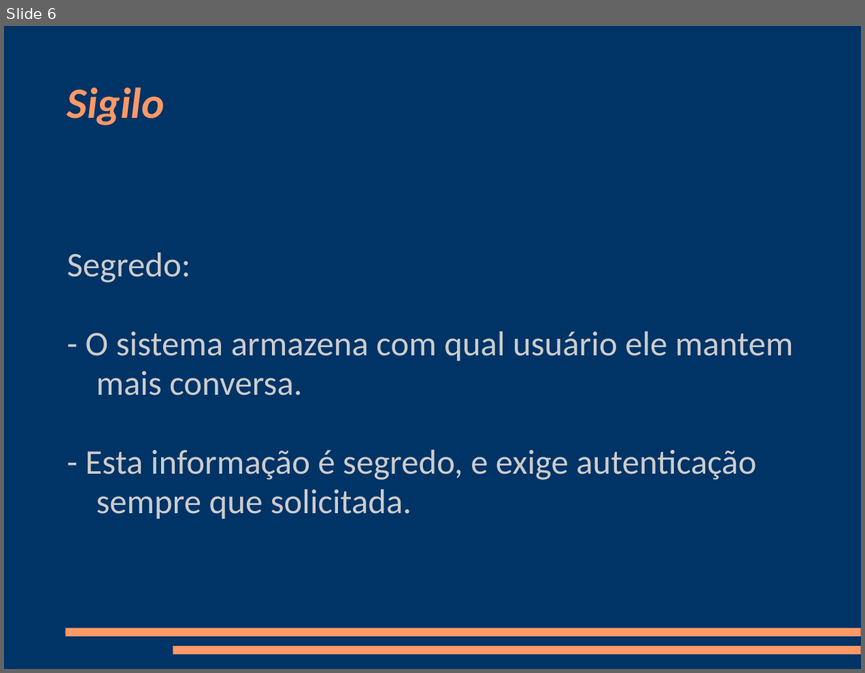
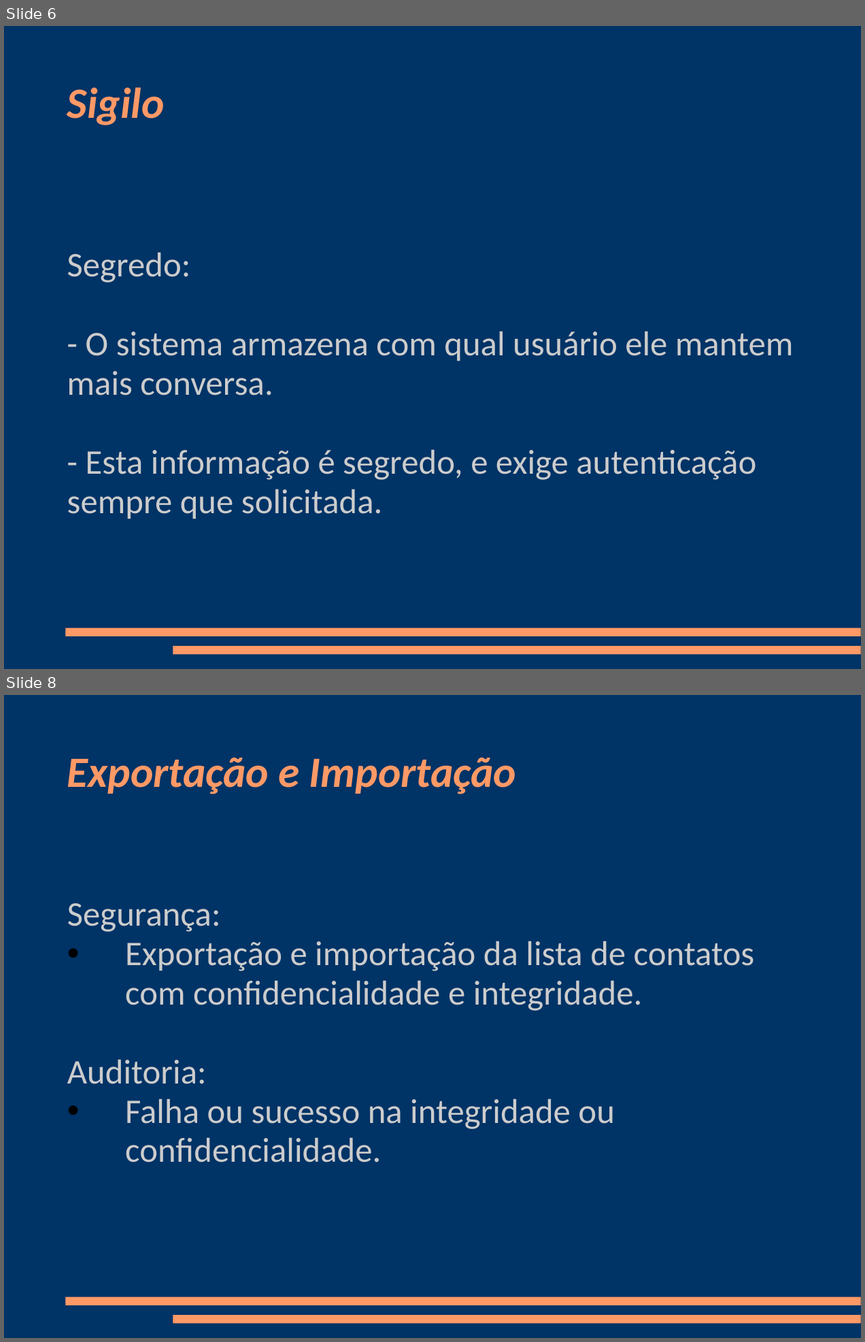
Before and after one commit to aleciogomes/wpfmessengerseg, a slide deck: Apresentação.ppt. Shown one above the other, each under a label of ours: slide 6 before the commit, slides 6 and 8 after it; the slides between them are not shown. The pictures are 865x673 and 865x1342 pixels, drawn with LibreOffice and Linux fonts; fonts in the diff are those of the drawing. Boxes give left, top, right and bottom in pixels: in the first picture for what was removed or moved away, otherwise in the second. Text is boxed around its words. In the diff, an @@ line names an element or a change of style, - is before the commit and + after.

```diff
--- a/Apresentação.ppt
+++ b/Apresentação.ppt
@@ slide 8 added at box(4, 695, 861, 1338), background #003366; not listed: 2 template elements that a slide beside it also shows @@
@@ title added at box(67, 758, 516, 794), 40 pt, text #FF9966, bold, italic @@
+Exportação e Importação
@@ subtitle added at box(67, 903, 755, 1162), 32 pt, text #CCCCCC @@
+Segurança:
+• Exportação e importação da lista de contatos com confidencialidade e integridade.
+Auditoria:
+• Falha ou sucesso na integridade ou confidencialidade.
@@ slide 6 changed as well @@
@@ subtitle "Segredo:" at box(67, 252, 793, 518): indent changed @@
```
Also in this commit, not shown: 2 other slides changed, 2 other slides added.
